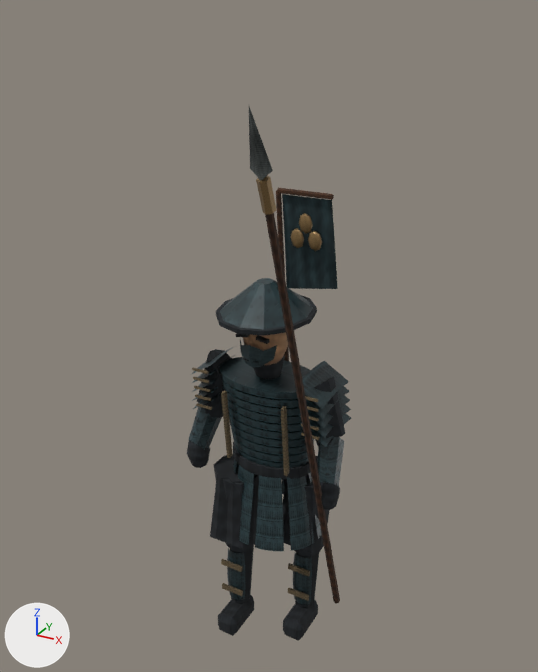
What one commit did to the glTF model public/models/tokugawa.glb.
The view is the same before and after, from a 50 mm lens placed at (1.62, -3.01, 3.34), pointed at (0.04, -0.13, 1.9). The axes (+X, +Y, +Z) are drawn at lower left. The lights are the same throughout. The older version comes first. Vertices at exactly the same position are counted once.

Names of what the first picture shows: 'tokugawa_runtime'.
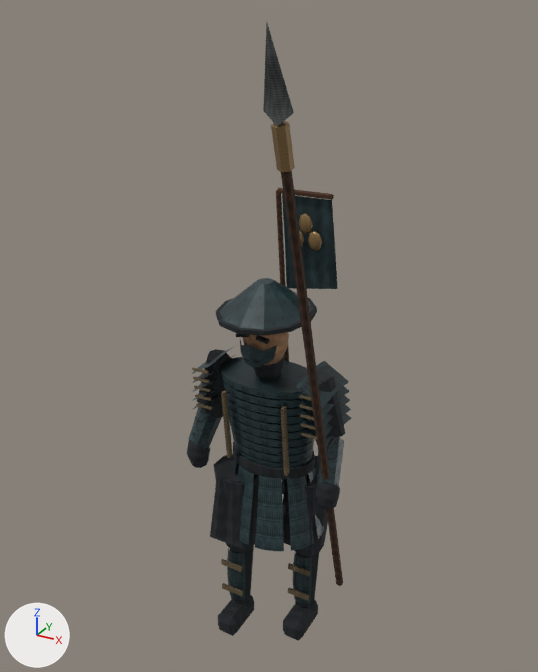
Where the change shows, as pixel boxes (x1, y1, x2, y2) in the pictures (538 x 672 px; the box of a moved part takes in the faces that stretch with it):
'tokugawa_runtime', reshaped (16% taller)
    before: (187, 107, 351, 641)
    after: (187, 23, 351, 641)
part 1 of me_cone_751, moved or reshaped
    before: (265, 213, 340, 604)
    after: (281, 171, 343, 586)
part 2 of me_cone_751, moved or reshaped
    before: (256, 175, 276, 215)
    after: (271, 121, 295, 172)
part 3 of me_cone_751, moved or reshaped
    before: (249, 107, 273, 181)
    after: (263, 23, 294, 127)

Edits to the bpy script that builds the scene:
```text
Change me_cone_751:
    used by ob_tokugawa_runtime; location = (0.0, 0.0, 0.0)
    remove me_cone_751.from_pydata(...)  # 1740 vertices, 2866 faces; spans x -0.45..0.45, y -0.8..0.25, z 0.01..3.05
    add me_cone_751.from_pydata(...)  # 1740 vertices, 2866 faces; spans x -0.45..0.45, y -0.78..0.25, z 0.01..3.3
    me_cone_751 part 1: the loose piece of 12 vertices spanning x 0.32..0.4, y -0.71..0.05, z 0.28..2.77 is multiplied about its middle by the matrix ((1.03, -0.007, 0.02), (0.007, 1.03, 0.006), (-0.02, -0.006, 1.03)), then moved by (0.03, 0.03, 0.14)
    me_cone_751 part 2: the loose piece of 12 vertices spanning x 0.31..0.35, y -0.73..-0.63, z 2.65..2.8 is scaled about its middle by (1.28, 1.03, 1.25), then moved by (0.05, 0.02, 0.17)
    me_cone_751 part 3: the loose piece of 5 vertices spanning x 0.29..0.38, y -0.8..-0.69, z 2.78..3.05 is scaled about its middle by (1.28, 0.983, 1.25), then moved by (0.05, 0.02, 0.22)
```
